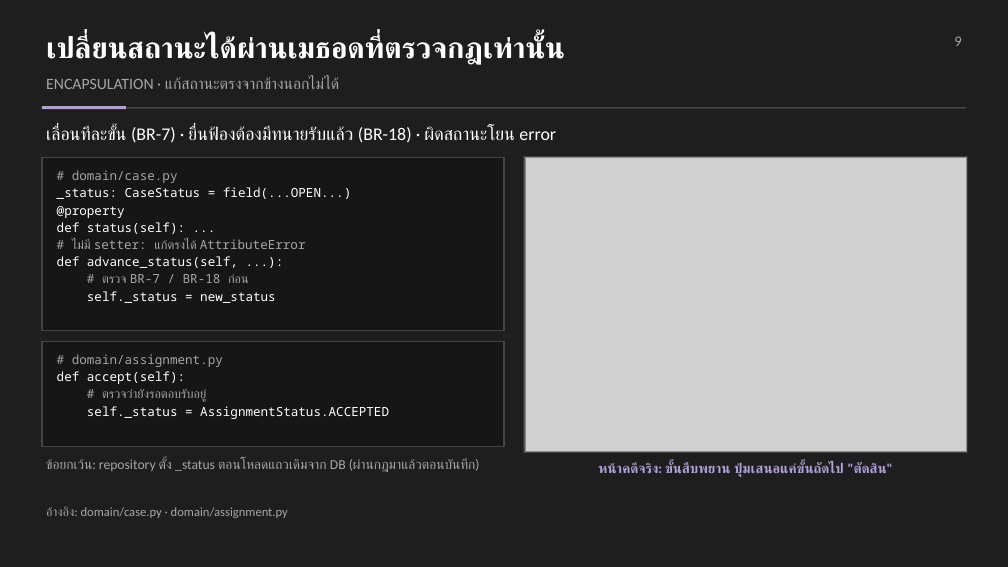
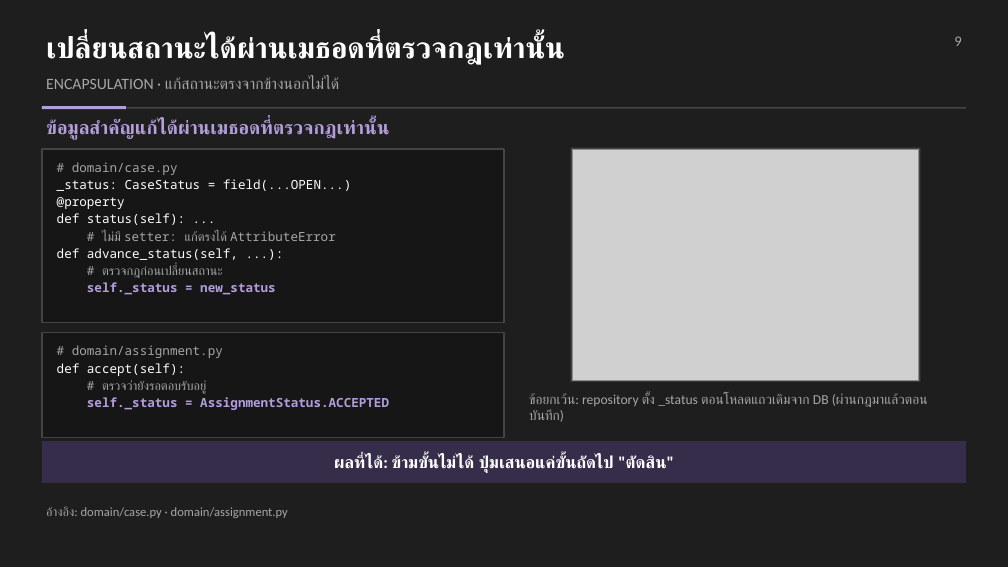
Before and after one commit to Maythane/Law-Firm-Project, a slide deck: slide 9 of docs/slides/LawFirm_Presentation.pptx. Drawn at 1008x567 pixels with LibreOffice and Linux fonts; fonts in the diff are those of the drawing; grey boxes stand for pictures. Boxes give left, top, right and bottom in pixels: in the first picture for what was removed or moved away, otherwise in the second. Text is boxed around its words. In the diff, an @@ line names an element or a change of style, - is before the commit and + after.

```diff
--- a/docs/slides/LawFirm_Presentation.pptx
+++ b/docs/slides/LawFirm_Presentation.pptx
@@ text at (x1=46, y1=119, x2=390, y2=140): text changed; size 17 to 18 pt; text colour #FFFFFF to #B39DDB; bold on @@
-เลื่อนทีละขั้น (BR-7) · ยื่นฟ้องต้องมีทนายรับแล้ว (BR-18) · ผิดสถานะโยน error
+ข้อมูลสำคัญแก้ได้ผ่านเมธอดที่ตรวจกฎเท่านั้น
@@ rectangle resized from (x1=523, y1=156, x2=968, y2=453) to (x1=571, y1=147, x2=921, y2=382) @@
@@ picture resized from (x1=525, y1=157, x2=966, y2=451) to (x1=572, y1=149, x2=920, y2=380) @@
@@ text at (x1=102, y1=265, x2=223, y2=278): text changed @@
-# ตรวจ BR-7 / BR-18 ก่อน
+# ตรวจกฎก่อนเปลี่ยนสถานะ
@@ text at (x1=87, y1=282, x2=276, y2=295): text colour #FFFFFF to #B39DDB, bold on in "self._status = new_status" @@
@@ 2 texts, 2 rectangles moved together from (x1=42, y1=157, x2=504, y2=446) to (x1=42, y1=149, x2=504, y2=438) @@
@@ text "ข้อยกเว้น: repository ตั้ง _status ตอนโหลดแถวเดิมจาก ..." rewrapped from (x1=46, y1=458, x2=480, y2=472) to (x1=529, y1=393, x2=928, y2=422) @@
@@ text at (x1=87, y1=397, x2=389, y2=410): text colour #FFFFFF to #B39DDB, bold on in "self._status = AssignmentStatus.ACCEPTED" @@
@@ rectangle added at (x1=42, y1=441, x2=966, y2=483), fill #362D4A @@
@@ text "ผลที่ได้: ข้ามขั้นไม่ได้ ปุ่มเสนอแค่ขั้นถัดไป "ตัดสิน"" at (x1=334, y1=455, x2=674, y2=472): vertical alignment top to middle @@
@@ text at (x1=334, y1=455, x2=674, y2=472): text changed; size 13 to 16 pt; text colour #B39DDB to #FFFFFF @@
-หน้าคดีจริง: ขั้นสืบพยาน ปุ่มเสนอแค่ขั้นถัดไป "ตัดสิน"
+ผลที่ได้: ข้ามขั้นไม่ได้ ปุ่มเสนอแค่ขั้นถัดไป "ตัดสิน"
```
Also in this commit, not shown: 6 other slides changed, 4 other files.
